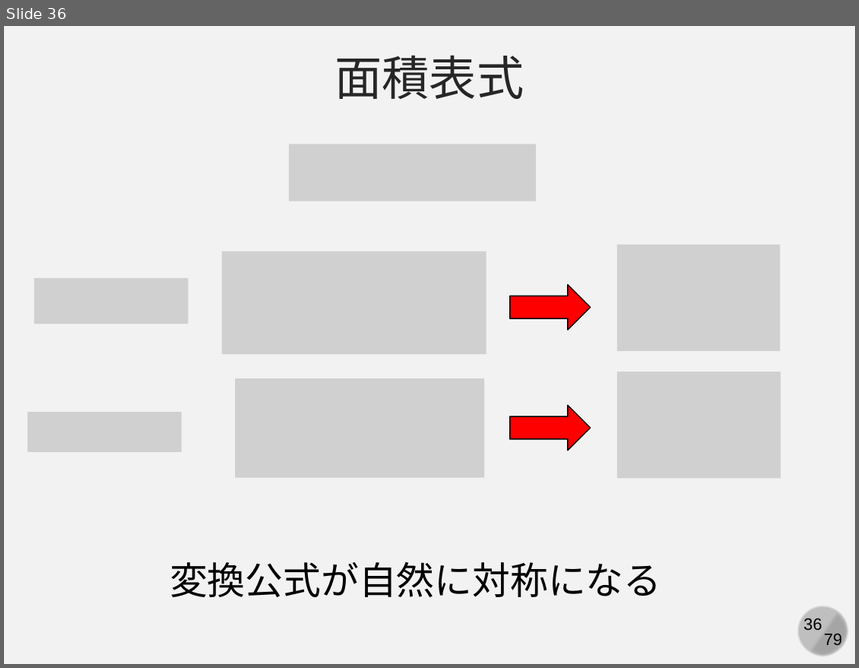
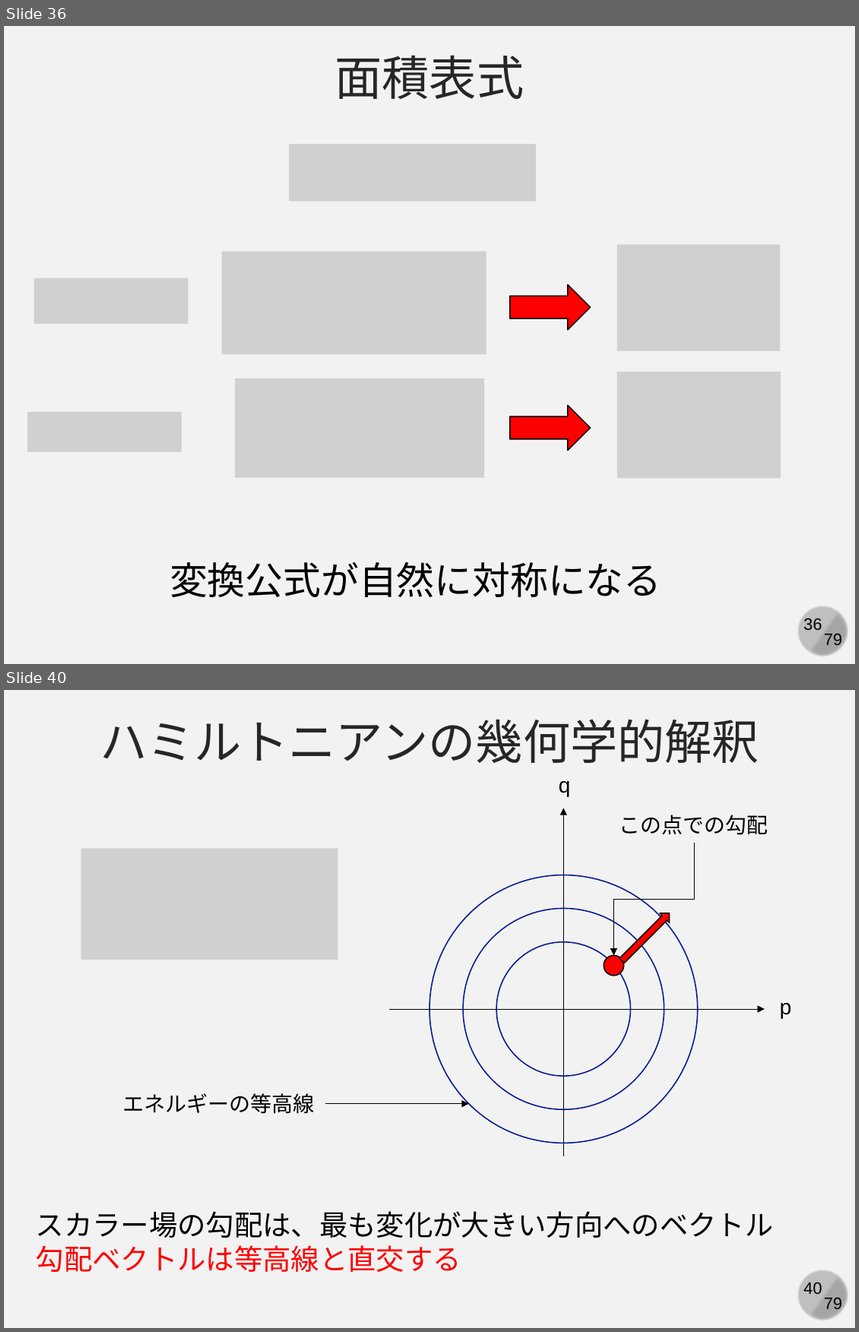
Before and after one commit to kaityo256/simulation_engineering, a slide deck: 05_md_basic/simulation05.pptx. Shown one above the other, each under a label of ours: slide 36 before the commit, slides 36 and 40 after it; the slides between them are not shown. The pictures are 859x668 and 859x1332 pixels, drawn with LibreOffice and Linux fonts; fonts in the diff are those of the drawing; grey boxes stand for pictures. Boxes give left, top, right and bottom in pixels: in the first picture for what was removed or moved away, otherwise in the second. Text is boxed around its words. In the diff, an @@ line names an element or a change of style, - is before the commit and + after.

```diff
--- a/05_md_basic/simulation05.pptx
+++ b/05_md_basic/simulation05.pptx
@@ slide 40 added at box(4, 690, 855, 1328), background #F2F2F2; not listed: 4 template elements that a slide beside it also shows @@
@@ text added at box(100, 719, 759, 763), 40 pt, text #262626 @@
+ハミルトニアンの幾何学的解釈
@@ text added at box(559, 781, 571, 797), 18 pt, text #000000 @@
+q
@@ arrow added from (563, 1157) to (563, 809), #000000 0.5 pt @@
@@ text added at box(619, 815, 768, 835), 18 pt, text #000000 @@
+この点での勾配
@@ picture added at box(82, 848, 338, 960) @@
@@ elbow arrow added from (694, 842) to (614, 955), #000000 0.5 pt @@
@@ ellipse added at box(430, 875, 698, 1144), outline #011893 1 pt @@
@@ ellipse added at box(463, 909, 664, 1110), outline #011893 1 pt @@
@@ right arrow added at box(617, 908, 675, 965), fill #FF0000, outline #000000 1 pt @@
@@ ellipse added at box(496, 942, 630, 1075), outline #011893 1 pt @@
@@ ellipse added at box(604, 955, 624, 976), fill #FF0000, outline #000000 1 pt @@
@@ text added at box(780, 1003, 792, 1018), 18 pt, text #000000 @@
+p
@@ arrow added from (389, 1009) to (765, 1009), #000000 0.5 pt @@
@@ text added at box(123, 1094, 314, 1114), 18 pt, text #000000 @@
+エネルギーの等高線
@@ arrow added from (325, 1103) to (469, 1103), #000000 0.5 pt @@
@@ text added at box(36, 1211, 774, 1272), 24 pt, text #000000 @@
+スカラー場の勾配は、最も変化が大きい方向へのベクトル
+勾配ベクトルは等高線と直交する
```
Also in this commit, not shown: 1 slide changed, 7 other slides added.
